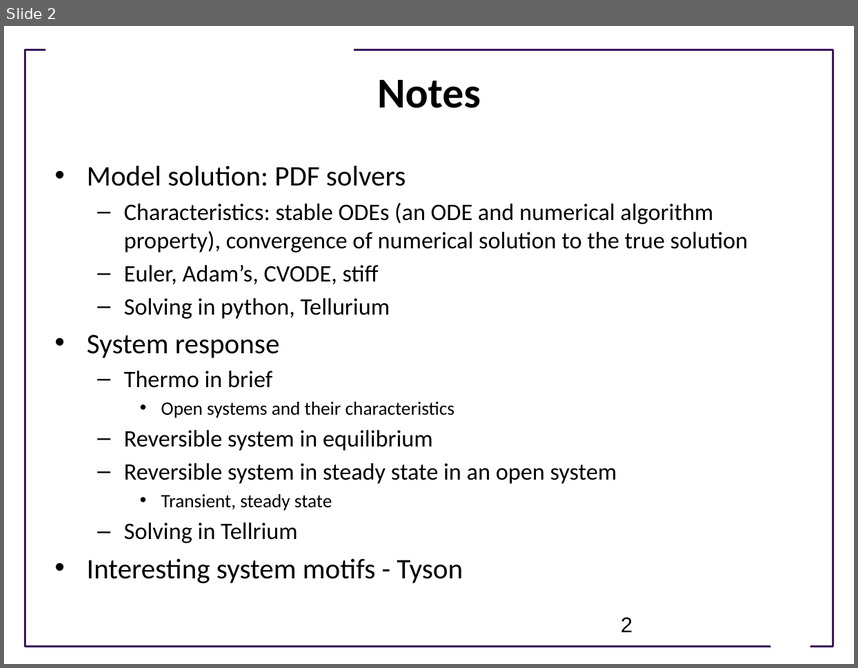
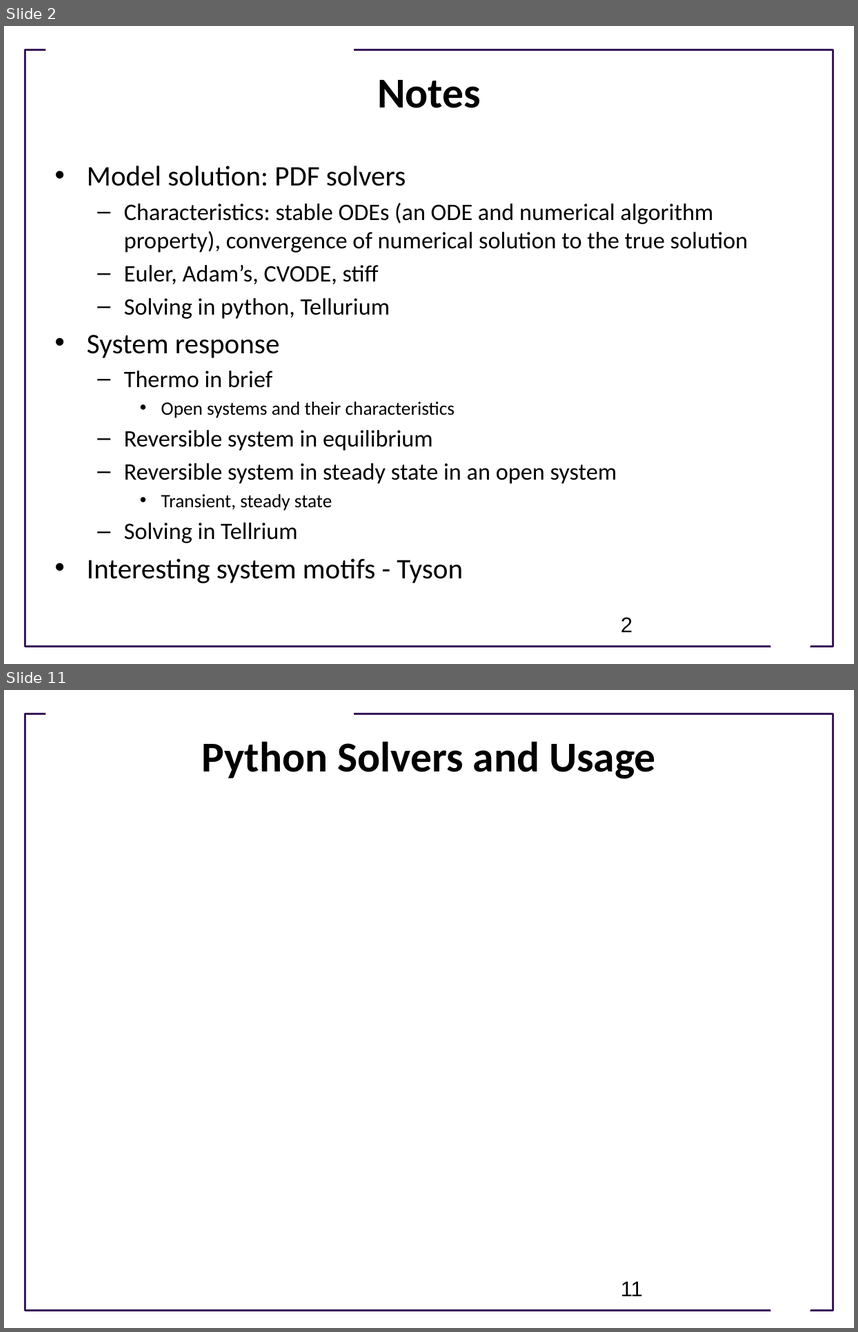
Before and after one commit to ModelEngineering/advancing-biomedical-models, a slide deck: Lectures/Week_2/CSE 599V Lecture 6 - Model Evaluation and System Responses.pptx. Shown one above the other, each under a label of ours: slide 2 before the commit, slides 2 and 11 after it; the slides between them are not shown. The pictures are 858x668 and 858x1332 pixels, drawn with LibreOffice and Linux fonts; fonts in the diff are those of the drawing; background and template pictures are left out. Boxes give left, top, right and bottom in pixels: in the first picture for what was removed or moved away, otherwise in the second. Text is boxed around its words. In the diff, an @@ line names an element or a change of style, - is before the commit and + after.

```diff
--- a/Lectures/Week_2/CSE 599V Lecture 6 - Model Evaluation and System Responses.pptx
+++ b/Lectures/Week_2/CSE 599V Lecture 6 - Model Evaluation and System Responses.pptx
@@ slide 11 added at (4, 690, 854, 1328), background #FFFFFF; not listed: 3 template elements that a slide beside it also shows @@
@@ title added at (201, 741, 656, 779), 36 pt, text #000000, bold @@
+Python Solvers and Usage
@@ page number added at (621, 1281, 643, 1296), 18 pt, text #000000 @@
+11
```
Also in this commit, not shown: 28 other slides added, 1 other file.
